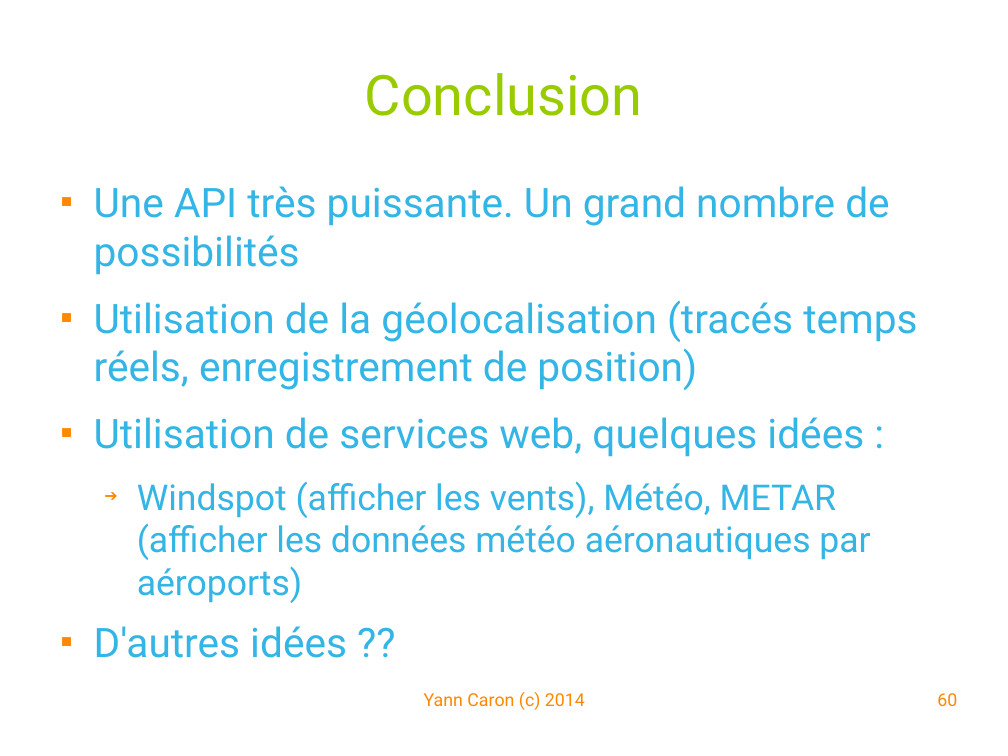
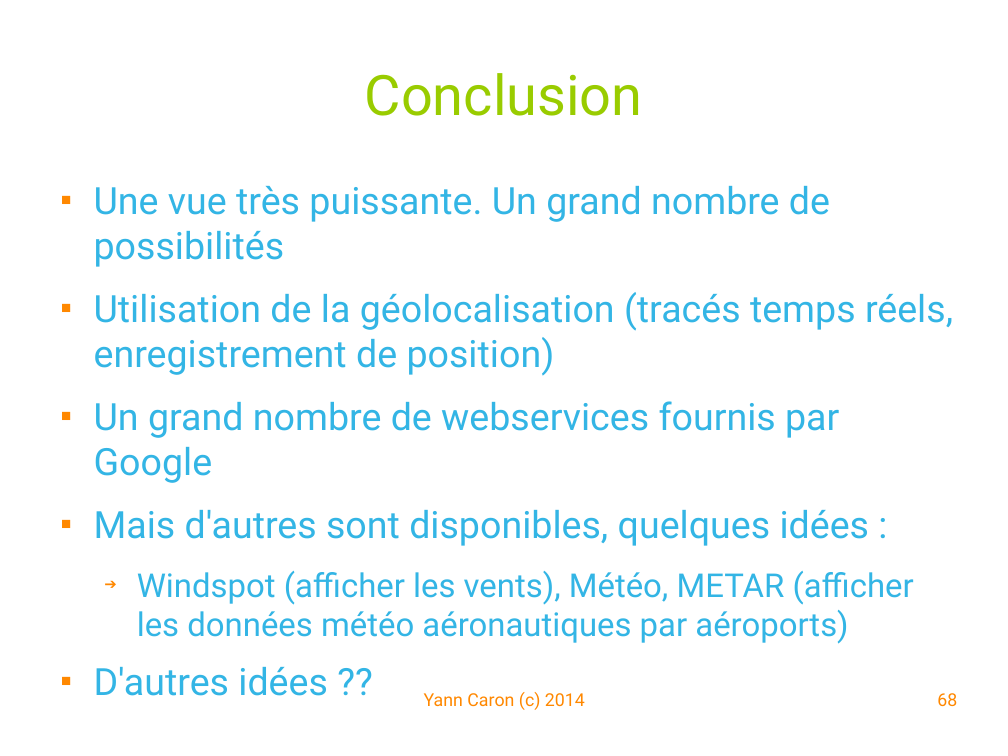
Before and after one commit to YannCaron/Android-ENSG, a slide deck: slide 68 of 05 - Google Map.odp (slide 60 before the commit). Drawn at 1008x756 pixels with LibreOffice and Linux fonts; fonts in the diff are those of the drawing; background and template pictures are left out. Boxes give left, top, right and bottom in pixels: in the first picture for what was removed or moved away, otherwise in the second. Text is boxed around its words. In the diff, an @@ line names an element or a change of style, - is before the commit and + after.

Commit message:
Issur #13 Google Map API

```diff
--- a/05 - Google Map.odp
+++ b/05 - Google Map.odp
@@ text at (94, 186, 830, 267): text changed; size 32 to 29.6 pt @@
-■ Une API très puissante. Un grand nombre de possibilités
+■ Une vue très puissante. Un grand nombre de possibilités
@@ text at (94, 292, 953, 696): size 32 to 29.6 pt in "Utilisation de la géolocalisation (tracés temps réels, ...", "D'autres idées ??"; size 28 to 25.9 pt in "Windspot (afficher les vents), Météo, METAR (afficher ..." @@
@@ text at (94, 401, 870, 546): text changed; size 32 to 29.6 pt @@
-■ Utilisation de services web, quelques idées :
+■ Un grand nombre de webservices fournis par Google
+■ Mais d'autres sont disponibles, quelques idées :
@@ page number at (937, 693, 957, 706): text changed @@
-60
+68
```
Also in this commit, not shown: 6 other slides changed, 11 slides added, 3 slides removed, 2 other files.
